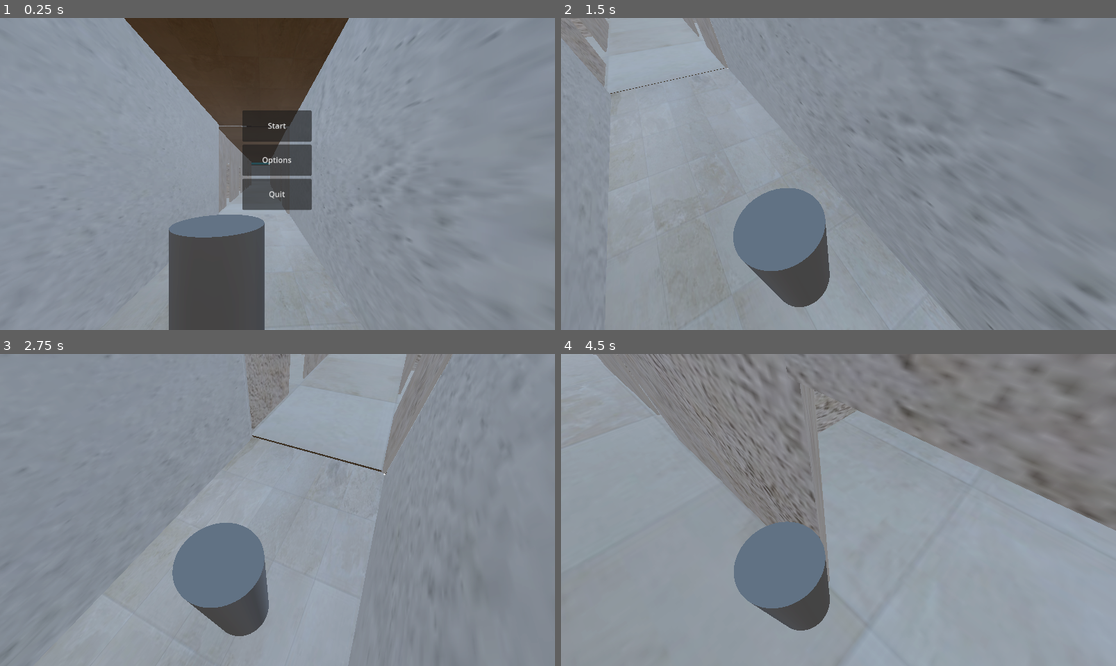
Above: before the commit, frames 1-4 (two rows, left to right).
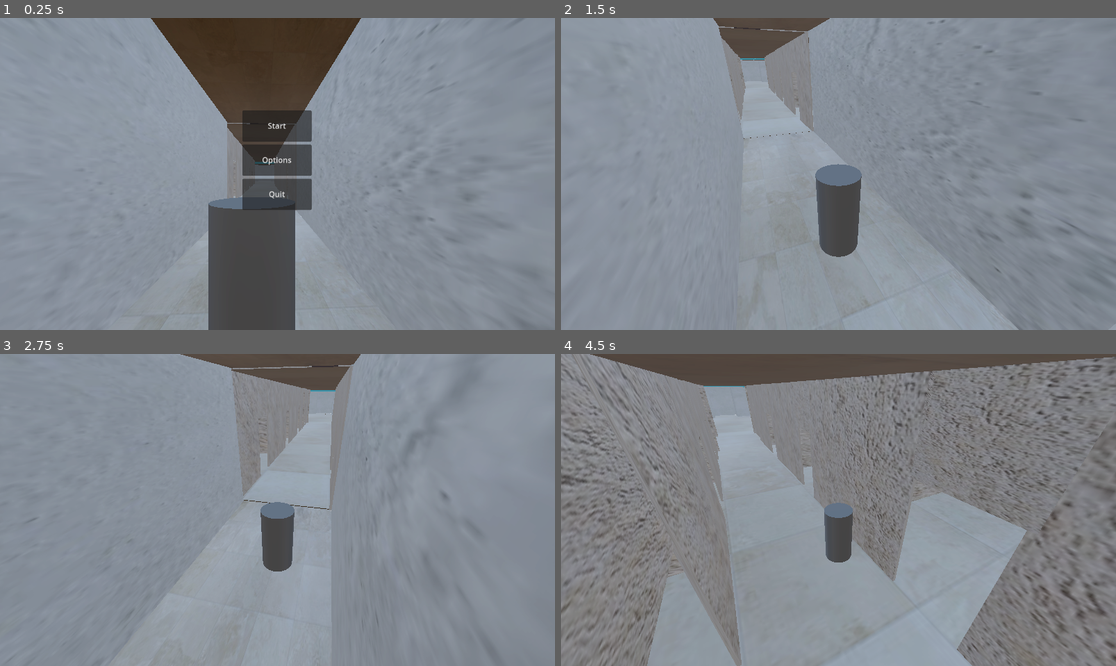
Above: after the commit, the same moments.

Repository: sporta3/Escape-the-mall
Game: Godot game, scene res://Scenes/Main.tscn
Two runs of this game, one before a commit and one after it. Both use one fixed random seed, a clock stepped at 60 frames per second and the inputs below.
Inputs (mouse positions are in pixels of both pictures, inside the frame that each line leads up to):
- Up to frame 1 (0.25 s): no input
- Up to frame 2 (1.5 s): click "Start" at 0.5 s; tap Enter at 1.25 s; move the mouse to (866, 174) at 1.27 s; hold W (MoveForward) from 1.28 s (still down); hold Mouse wheel up (ZoomIn, bound only after the commit) from 1.28 s (still down)
- Up to frame 3 (2.75 s): keep holding W (MoveForward); tap Space (Jump) at 1.52, 2.27 s; tap Mouse wheel down (ZoomOut, bound only after the commit) at 1.55, 2.1 s; move the mouse to (249, 510) at 2.02 s; release Mouse wheel up (ZoomIn, bound only after the commit) at 2.03 s; tap Mouse wheel up (ZoomIn, bound only after the commit) at 2.3 s
- Up to frame 4 (4.5 s): keep holding W (MoveForward); move the mouse to (849, 503) at 2.77 s; hold Shift (Sprint) 2.78-3.53 s; tap Mouse wheel down (ZoomOut, bound only after the commit) at 3.05 s; move the mouse to (832, 516) at 3.52 s; tap Mouse wheel up (ZoomIn, bound only after the commit) at 3.6 s; tap Space (Jump) at 3.77 s; move the mouse to (877, 513) at 4.27 s; hold Mouse wheel down (ZoomOut, bound only after the commit) from 4.28 s (still down)

The runs differ from the first frame. In frame 1, 8.2% of the frame differs, in the area x 16-97%, y 0-100%; in frame 2, 13%; in frame 3, 14%; in frame 4, 55%, in the area x 0-100%, y 0-100%.

Commit message:
Bijna werkend

Diff:
--- a/escape-the-mall/Scenes/TestPlayer.tscn
+++ b/escape-the-mall/Scenes/TestPlayer.tscn
@@ -1,12 +1,14 @@
-[gd_scene load_steps=4 format=3 uid="uid://bgvssattc00nk"]
+[gd_scene load_steps=5 format=3 uid="uid://bgvssattc00nk"]
 
 [ext_resource type="Script" uid="uid://bv6xpogtmtyrn" path="res://Scripts/test_player.gd" id="1_dll2g"]
+[ext_resource type="Script" uid="uid://bgibobu3j6lwl" path="res://Scripts/spring_arm_3d.gd" id="2_c3wst"]
 
 [sub_resource type="CylinderShape3D" id="CylinderShape3D_4t0sw"]
 
 [sub_resource type="CylinderMesh" id="CylinderMesh_dll2g"]
 
 [node name="player" type="CharacterBody3D"]
+collision_layer = 2
 script = ExtResource("1_dll2g")
 
 [node name="CollisionShape3D" type="CollisionShape3D" parent="."]
@@ -17,9 +19,10 @@
 transform = Transform3D(1, 0, 0, 0, 1, 0, 0, 0, 1, 0, 1, 0)
 mesh = SubResource("CylinderMesh_dll2g")
 
-[node name="cameraMount" type="Node3D" parent="."]
-transform = Transform3D(0.985172, 0, 0.171568, 0, 1, 0, -0.171568, 0, 0.985172, 0, 2, 0)
+[node name="SpringArm3D" type="SpringArm3D" parent="."]
+transform = Transform3D(1, 0, 0, 0, 1, 0, 0, 0, 1, 0, 2, 0)
+spring_length = 6.0
+script = ExtResource("2_c3wst")
 
-[node name="Camera3D" type="Camera3D" parent="cameraMount"]
-transform = Transform3D(0.983086, 0, -0.183145, 0, 1, 0, 0.183145, 0, 0.983086, 0.219904, 0.552686, 2.35072)
-current = true
+[node name="Camera3D" type="Camera3D" parent="SpringArm3D"]
+transform = Transform3D(1, 0, 0, 0, 1, 0, 0, 0, 1, 0.291698, 0.329739, 2.40976)
--- /dev/null
+++ b/escape-the-mall/Scripts/spring_arm_3d.gd
@@ -0,0 +1,31 @@
+extends SpringArm3D
+
+@export var mouse_sensitivity: float = 0.005
+@export var maxZoom: float = 10.0
+@export var minZoom: float = 0.5
+@export_range(-90.0, 0.0, 0.1, "radians_as_degrees") var min_vertical_angle: float = -PI/2
+@export_range(0.0, 90.0, 0.1, "radians_as_degrees") var max_vertical_angle: float = PI/4
+
+
+func _ready() -> void:
+	Input.set_mouse_mode(Input.MOUSE_MODE_CAPTURED)
+
+
+func _unhandled_input(event: InputEvent) -> void:
+	if event is InputEventMouseMotion:
+		rotation.y -= event.relative.x * mouse_sensitivity
+		rotation.y = wrapf(rotation.y, 0.0, TAU)
+		rotation.x -= event.relative.y * mouse_sensitivity
+		rotation.x = clamp(rotation.x, min_vertical_angle, max_vertical_angle)
+
+	if event.is_action_pressed("ZoomIn"):
+		if spring_length > minZoom:
+			spring_length -= 1
+	if event.is_action_pressed("ZoomOut"):
+		if spring_length < maxZoom:
+			spring_length += 1
+
+
+func _process(delta: float) -> void:
+
+	pass
--- a/escape-the-mall/Scripts/test_player.gd
+++ b/escape-the-mall/Scripts/test_player.gd
@@ -18,15 +18,15 @@
 func _ready() -> void:
 	Input.mouse_mode = Input.MOUSE_MODE_CAPTURED
 
-func _input(event: InputEvent) -> void:
-	if event is InputEventMouseMotion:
-		rotate_y(deg_to_rad(-event.relative.x * sens_horizontal))
-		camera_mount.rotate_x(deg_to_rad(-event.relative.y * sens_vertical))
-		camera_mount.rotation.x = clamp(
-			camera_mount.rotation.x,
-			deg_to_rad(-89),
-			deg_to_rad(89)
-		)
+#func _input(event: InputEvent) -> void:
+	#if event is InputEventMouseMotion:
+		#rotate_y(deg_to_rad(-event.relative.x * sens_horizontal))
+		#camera_mount.rotate_x(deg_to_rad(-event.relative.y * sens_vertical))
+		#camera_mount.rotation.x = clamp(
+			#camera_mount.rotation.x,
+			#deg_to_rad(-89),
+			#deg_to_rad(89)
+		#)
 
 func _physics_process(delta: float) -> void:
 
@@ -60,7 +60,7 @@
 	)
 
 	var direction := (transform.basis * Vector3(input_dir.x, 0, input_dir.y)).normalized()
-
+	#direction = direction.rotated(Vector3.UP, camera.global_rotation.y)
 	if direction:
 		velocity.x = move_toward(velocity.x, direction.x * target_speed, ACCELERATION)
 		velocity.z = move_toward(velocity.z, direction.z * target_speed, ACCELERATION)
--- a/escape-the-mall/project.godot
+++ b/escape-the-mall/project.godot
@@ -52,3 +52,13 @@
 "events": [Object(InputEventKey,"resource_local_to_scene":false,"resource_name":"","device":-1,"window_id":0,"alt_press …(195 unchanged characters)…
 ]
 }
+ZoomIn={
+"deadzone": 0.2,
+"events": [Object(InputEventMouseButton,"resource_local_to_scene":false,"resource_name":"","device":-1,"window_id":0,"alt_pressed":false,"shift_pressed":false,"ctrl_pressed":false,"meta_pressed":false,"button_mask":8,"position":Vector2(239, 8),"global_position":Vector2(248, 56),"factor":1.0,"button_index":4,"canceled":false,"pressed":true,"double_click":false,"script":null)
+]
+}
+ZoomOut={
+"deadzone": 0.2,
+"events": [Object(InputEventMouseButton,"resource_local_to_scene":false,"resource_name":"","device":-1,"window_id":0,"alt_pressed":false,"shift_pressed":false,"ctrl_pressed":false,"meta_pressed":false,"button_mask":16,"position":Vector2(258, 7),"global_position":Vector2(267, 55),"factor":1.0,"button_index":5,"canceled":false,"pressed":true,"double_click":false,"script":null)
+]
+}
Not shown: 1 places in escape-the-mall/Scenes/Testworld.tscn that only renumber resources
Not shown, added: escape-the-mall/Scripts/spring_arm_3d.gd.uid
